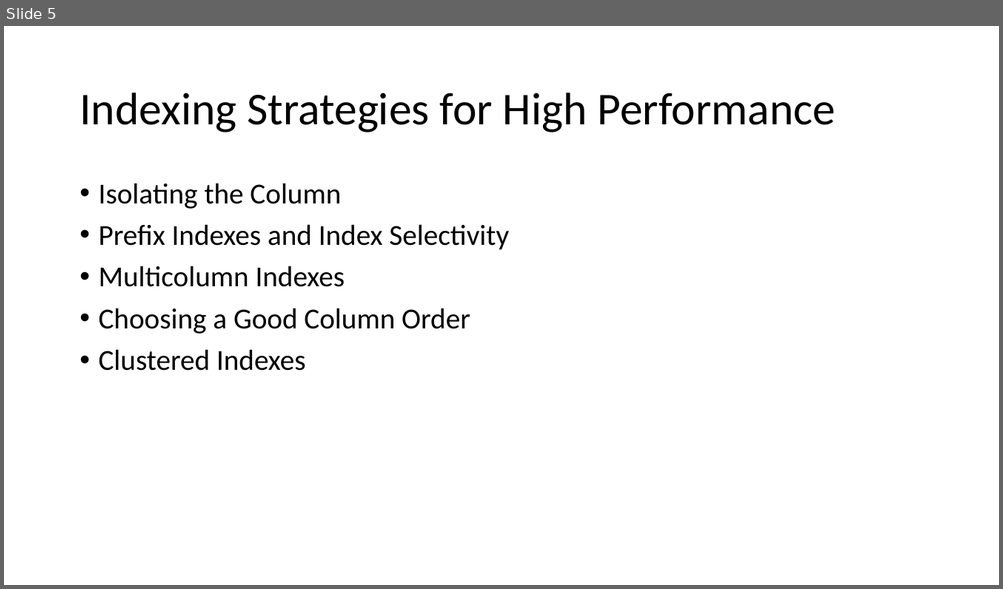
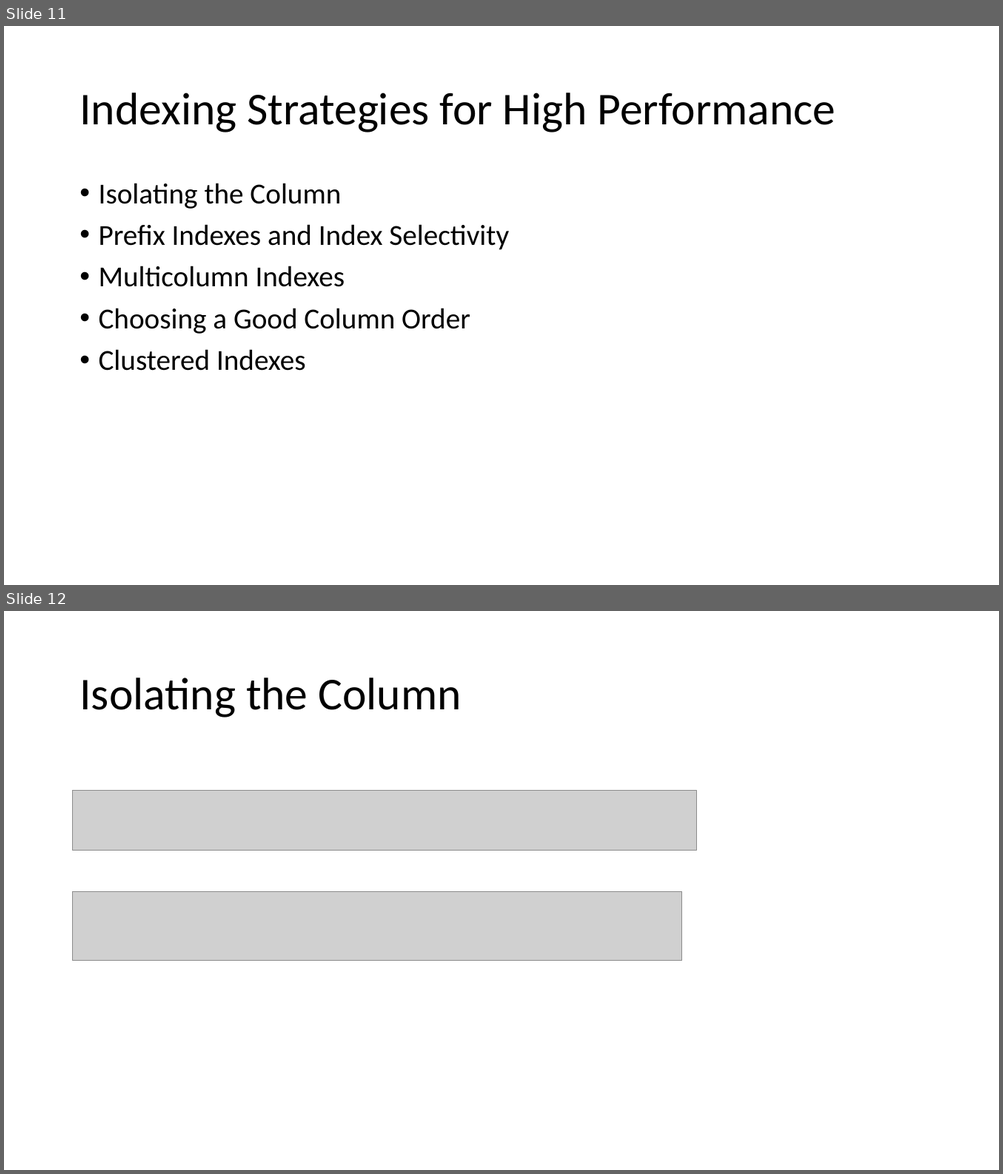
Before and after one commit to virh/case-study, a slide deck: vitess/MySQL Index & Orchestrator.pptx. Shown one above the other, each under a label of ours: slide 5 before the commit, slides 11 and 12 after it. The pictures are 1003x589 and 1003x1174 pixels, drawn with LibreOffice and Linux fonts; fonts in the diff are those of the drawing; grey boxes stand for pictures. Boxes give left, top, right and bottom in pixels: in the first picture for what was removed or moved away, otherwise in the second. Text is boxed around its words. In the diff, an @@ line names an element or a change of style, - is before the commit and + after.

```diff
--- a/vitess/MySQL Index & Orchestrator.pptx
+++ b/vitess/MySQL Index & Orchestrator.pptx
@@ slide 12 added at box(4, 611, 999, 1170), background #FFFFFF @@
@@ title added at box(79, 678, 461, 718), 44 pt, text #000000 @@
+Isolating the Column
@@ picture added at box(73, 791, 697, 851) @@
@@ picture added at box(73, 891, 681, 961) @@
@@ what was slide 5 is now slide 11 @@
```
Also in this commit, not shown: 1 slide changed, 11 other slides added.
